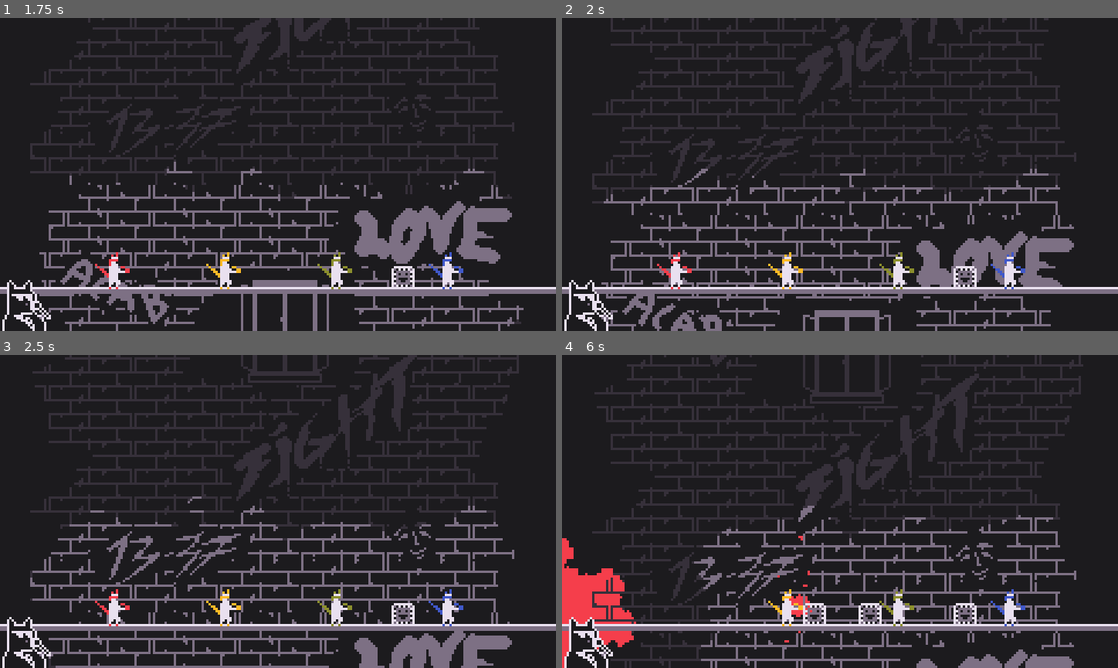
Above: before the commit, frames 1-4 (two rows, left to right).
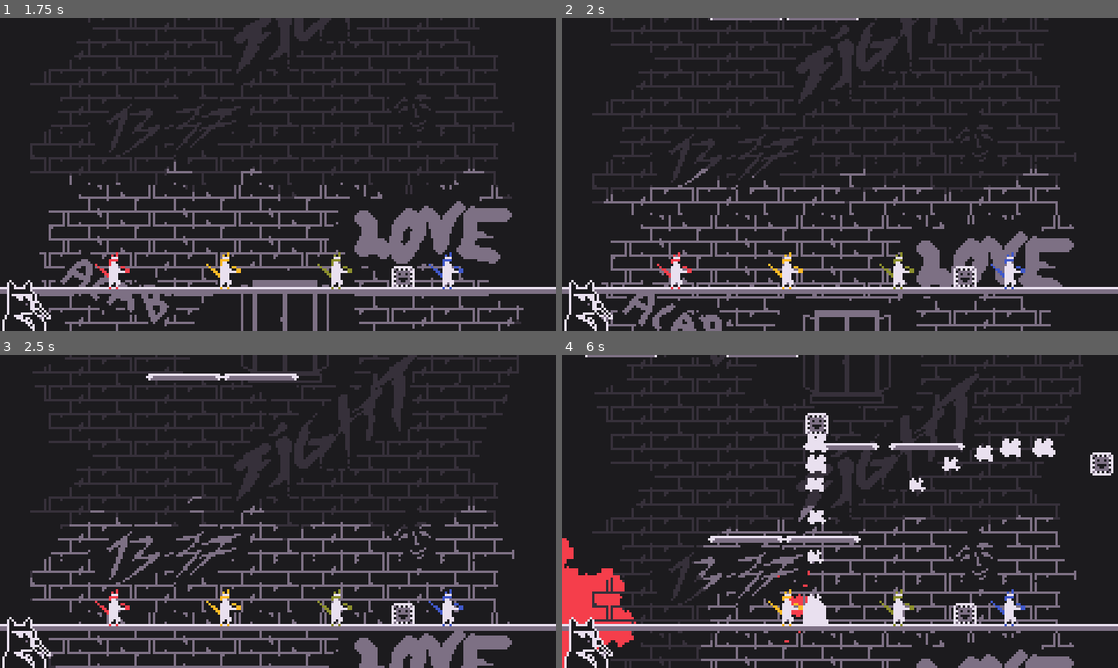
Above: after the commit, the same moments.

Repository: Daxidz/lospecjam01
Game: Godot game, scene res://src/fighter/Main.tscn
The game is run twice, just before and just after one commit, with the same random seed, the same clock (stepped at 60 frames per second) and the same inputs.
Inputs (mouse positions are in pixels of both pictures, inside the frame that each line leads up to):
- Up to frame 1 (1.75 s): tap Enter (ui_accept) at 0.5, 0.77, 1.52 s; move the mouse to (400, 158) at 0.52 s; hold Y (change_player) 0.53-1.28 s; hold D (ui_right) from 0.53 s (still down); click (400, 158) at 0.67 s; move the mouse to (166, 190) at 1.27 s; tap Y (change_player) at 1.35 s
- Up to frame 2 (2 s): keep holding D (ui_right)
- Up to frame 3 (2.5 s): move the mouse to (333, 442) at 2.02 s; release D (ui_right) at 2.03 s; hold A (ui_left) from 2.03 s (still down); hold Y (change_player) from 2.03 s (still down)
- Up to frame 4 (6 s): move the mouse to (812, 574) at 2.77 s; release A (ui_left) at 2.78 s; release Y (change_player) at 2.78 s; hold D (ui_right) 2.78-4.28 s; tap Y (change_player) at 2.85, 4.35, 5.85 s; click (812, 574) at 2.92 s; tap Enter (ui_accept) at 3.02, 3.77, 4.52 s; move the mouse to (1006, 558) at 3.52 s; hold Y (change_player) 3.53-4.28 s; move the mouse to (673, 464) at 4.27 s; hold A (ui_left) 4.28-5.03 s; move the mouse to (867, 511) at 5.02 s; hold D (ui_right) 5.03-5.78 s; hold Y (change_player) 5.03-5.78 s; click (867, 511) at 5.17 s; move the mouse to (756, 433) at 5.77 s; hold A (ui_left) from 5.78 s (still down)

Frame 1 is identical in both runs. In frame 2, 0.2% of the frame differs, in the area x 26-54%, y 0-1%; in frame 3, 0.6%; in frame 4, 3.4%, in the area x 4-100%, y 0-86%.

Commit message:
COmmentatror launch boxes lel

Diff:
--- a/src/fighter/Main.tscn
+++ b/src/fighter/Main.tscn
@@ -34,6 +34,7 @@
 [node name="Tween" type="Tween" parent="Camera2D"]
 
 [node name="PlatformSpawner" parent="." instance=ExtResource( 1 )]
+enabled = true
 
 [node name="BG" type="Sprite" parent="."]
 material = SubResource( 1 )
--- a/src/world/Box.gd
+++ b/src/world/Box.gd
@@ -15,8 +15,9 @@
 #		velocity.x -= knocback_speed
 #	else:
 #		velocity.x = knocback_speed
-	var y_rand = rand_range(-15, -10)
-	velocity = punch_vec * knockback_power
+	var y_rand = rand_range(-10, -5)
+	velocity = punch_vec * knockback_power *0.3
+
 	velocity.y += y_rand * punch_vec.length()*0.8
 
 	$Particles2D.emitting = true
@@ -25,7 +26,8 @@
 func _physics_process(delta):
 	velocity.y += gravity * delta
 
-	velocity.x = lerp(velocity.x, 0, friction)
+	if is_on_floor():
+		velocity.x = lerp(velocity.x, 0, friction)
 	velocity = move_and_slide(velocity, Vector2.UP)
 
 
--- a/src/world/PlatformSpawner.gd
+++ b/src/world/PlatformSpawner.gd
@@ -25,6 +25,8 @@
 	var box = Box.instance()
 	box.position.x = rand.randi_range(0, get_viewport_rect().size.x)
 	box.position.y = 0
+	box.position = get_parent().get_node("Comentator").position
+	box.velocity = Vector2(rand.randf_range(100, 300), rand.randf_range(-30, -120))
 	get_parent().get_node("Boxes").add_child(box)
 
 func spawn_platform():
